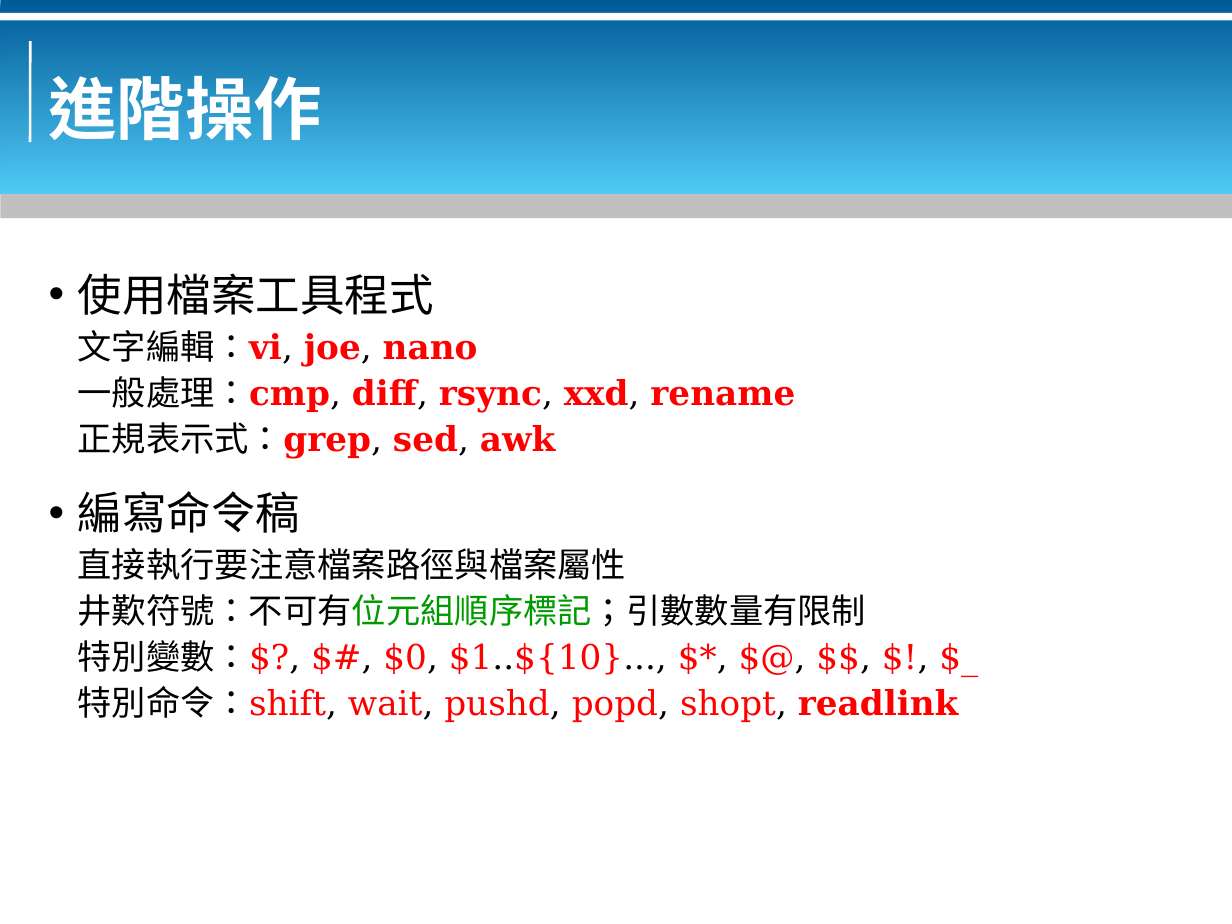
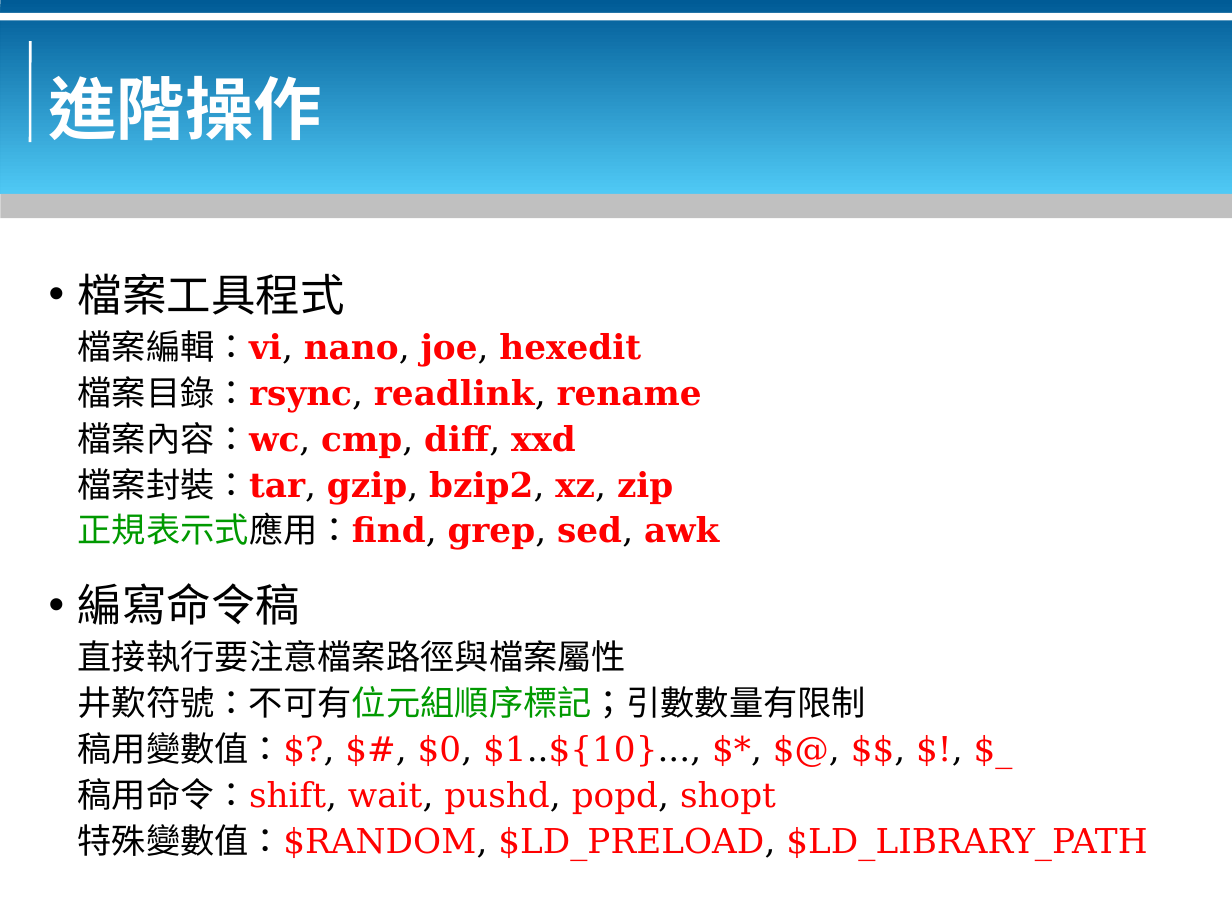
Before and after one commit to bluebat/.presentations, a slide deck: slide 20 of bash-basics.odp. Drawn at 1232x924 pixels with LibreOffice and Linux fonts; fonts in the diff are those of the drawing; background and template pictures are left out. Boxes give left, top, right and bottom in pixels: in the first picture for what was removed or moved away, otherwise in the second. Text is boxed around its words. In the diff, an @@ line names an element or a change of style, - is before the commit and + after.

```diff
--- a/bash-basics.odp
+++ b/bash-basics.odp
@@ text at box(78, 273, 719, 550): text changed @@
-• 使用檔案工具程式
-文字編輯：vi, joe, nano
-一般處理：cmp, diff, rsync, xxd, rename
-正規表示式：grep, sed, awk
+• 檔案工具程式
+檔案編輯：vi, nano, joe, hexedit
+檔案目錄：rsync, readlink, rename
+檔案內容：wc, cmp, diff, xxd
+檔案封裝：tar, gzip, bzip2, xz, zip
+正規表示式應用：find, grep, sed, awk
@@ text at box(78, 732, 1147, 860): text changed @@
-特別變數：$?, $#, $0, $1..${10}..., $*, $@, $$, $!, $_
-特別命令：shift, wait, pushd, popd, shopt, readlink
+稿用變數值：$?, $#, $0, $1..${10}..., $*, $@, $$, $!, $_
+稿用命令：shift, wait, pushd, popd, shopt
+特殊變數值：$RANDOM, $LD_PRELOAD, $LD_LIBRARY_PATH
```
Also in this commit, not shown: 15 other slides changed, 2 other files.
